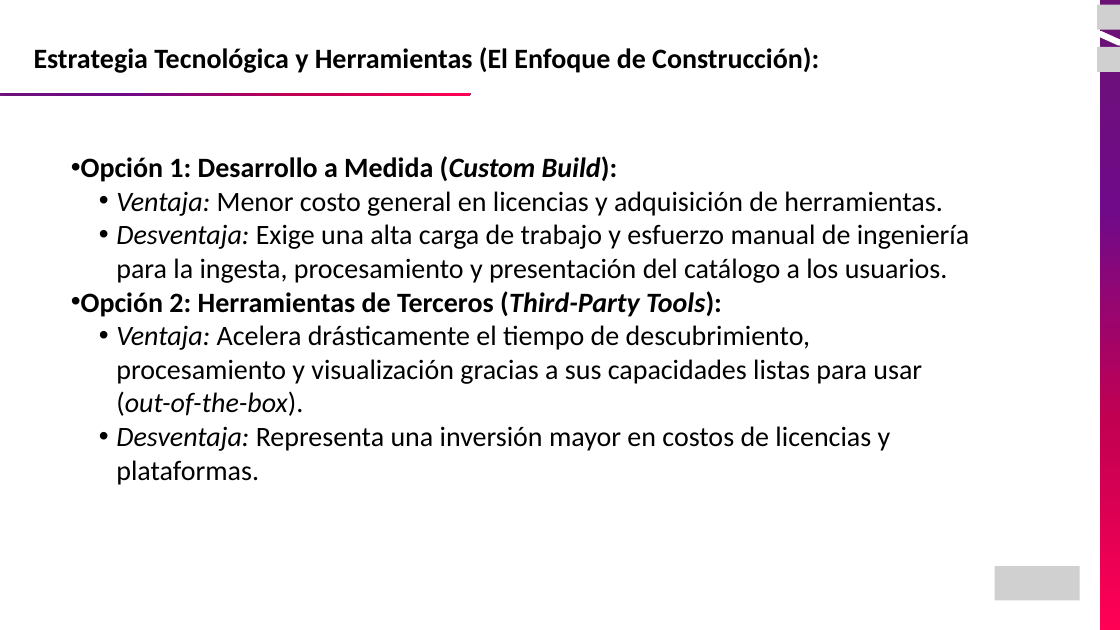
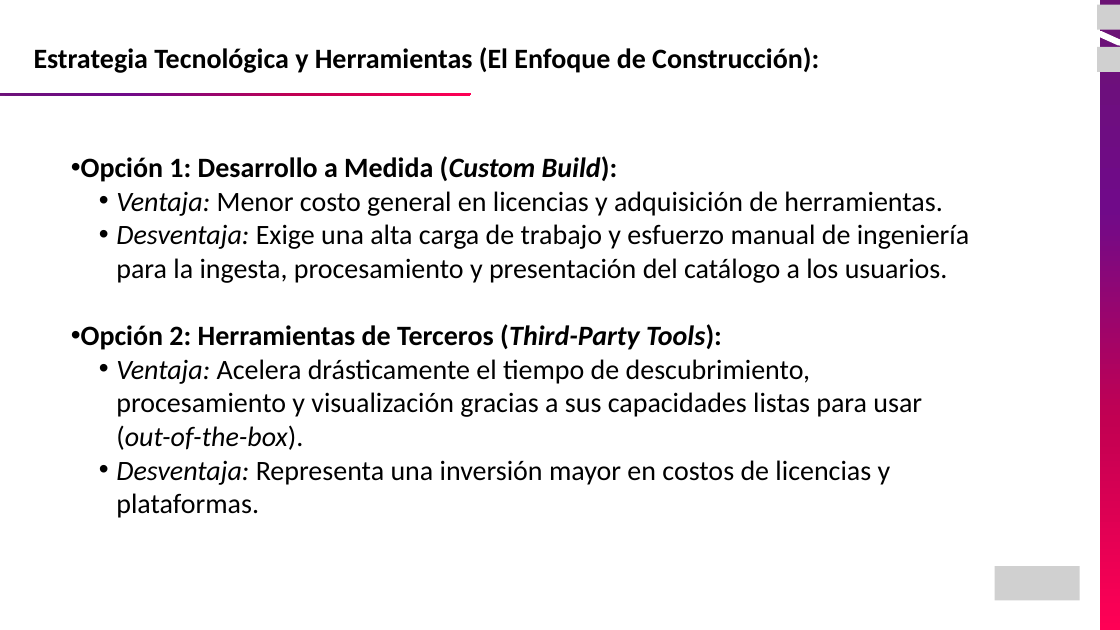
Before and after one commit to JEstebanMejiaV/curso-ingenieria-de-datos, a slide deck: slide 20 of modulo-06_Gobierno y Calidad de Datos/01_Introduccion Gobierno de Datos.pptx (slide 23 before the commit). Drawn at 1120x630 pixels with LibreOffice and Linux fonts; fonts in the diff are those of the drawing; grey boxes stand for pictures. Boxes give left, top, right and bottom in pixels: in the first picture for what was removed or moved away, otherwise in the second. Text is boxed around its words. In the diff, an @@ line names an element or a change of style, - is before the commit and + after.

```diff
--- a/modulo-06_Gobierno y Calidad de Datos/01_Introduccion Gobierno de Datos.pptx
+++ b/modulo-06_Gobierno y Calidad de Datos/01_Introduccion Gobierno de Datos.pptx
@@ text "Opción 1: Desarrollo a Medida ..." rewrapped from (81,156,970,485) to (81,156,970,518) @@
```
Also in this commit, not shown: 16 other slides changed, 2 slides added, 5 slides removed, 3 other files.
